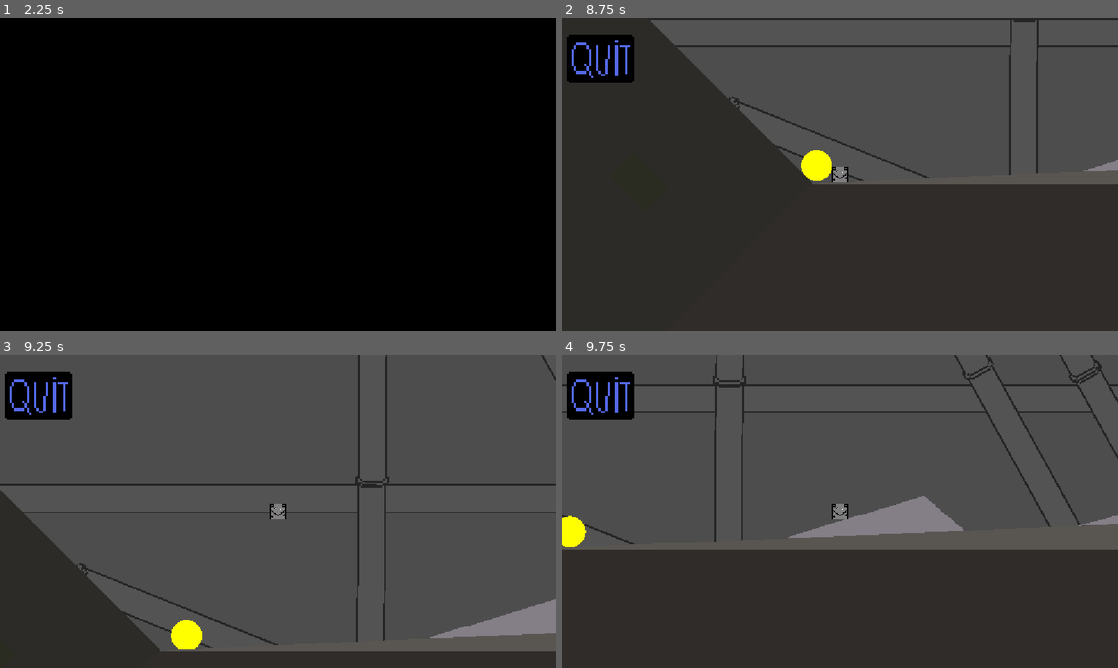
Above: before the commit, frames 1-4 (two rows, left to right).
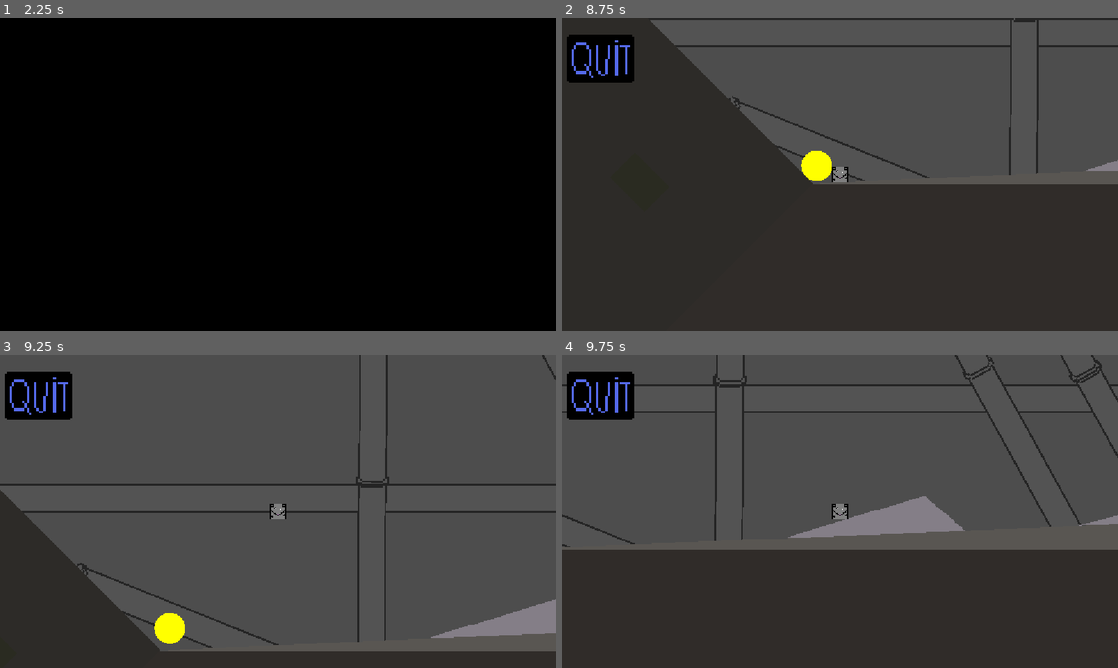
Above: after the commit, the same moments.

Repository: AlanW-bths/NYC-Haven-Jam
Game: Godot game, scene res://Scenes/Main_Menu.tscn
The game is run twice, just before and just after one commit, with the same random seed, the same clock (stepped at 60 frames per second) and the same inputs.
Inputs (mouse positions are in pixels of both pictures, inside the frame that each line leads up to):
- Up to frame 1 (2.25 s): click (227, 127) at 0.5 s; click (227, 127) at 1.25 s; hold Right (right) from 2.03 s (still down); hold Shift (sprint) from 2.03 s (still down)
- Up to frame 2 (8.75 s): tap Space (jump) at 2.27, 3.02, 4.52, 5.27, 6.02, 7.52, 8.27 s; release Shift (sprint) at 2.78 s; tap Shift (sprint) every 1.5 s from 2.85 to 7.35 s; release Right (right) at 3.53 s; hold Left (left) 3.53-4.28 s; hold Shift (sprint) 3.53-4.28 s; hold Right (right) 4.28-5.78 s; hold Shift (sprint) 5.03-5.78 s; hold Left (left) 5.78-6.53 s; hold Right (right) 6.53-7.28 s; hold Shift (sprint) 6.53-7.28 s; hold Left (left) from 7.28 s (still down); hold Shift (sprint) from 8.03 s (still down)
- Up to frame 3 (9.25 s): release Left (left) at 8.78 s; release Shift (sprint) at 8.78 s; hold Right (right) from 8.78 s (still down); tap Shift (sprint) at 8.85 s; tap Space (jump) at 9.02 s
- Up to frame 4 (9.75 s): keep holding Right (right); hold Shift (sprint) from 9.53 s (still down)

Frame 1 is identical in both runs. In frame 2, 0.2% of the frame differs, in the area x 30-100%, y 0-54%; in frame 3, 1.4%, in the area x 4-100%, y 0-94%; in frame 4, 1.0%.

Commit message:
modified map + ball bouncy-ness

Diff:
--- a/do-your-best!/Scenes/Sisyphus.tscn
+++ b/do-your-best!/Scenes/Sisyphus.tscn
@@ -19,7 +19,7 @@
 [ext_resource type="AudioStream" uid="uid://4p8bqqkvdlwr" path="res://Assets/bombinsound-lofi-upbeat-opener-version-4-clouds-628565.mp3" id="17_jtv0r"]
 
 [sub_resource type="PhysicsMaterial" id="PhysicsMaterial_0c5gw"]
-bounce = 0.95
+bounce = 0.9
 
 [sub_resource type="CircleShape2D" id="CircleShape2D_5qk0w"]
 radius = 8.0
@@ -40,6 +40,11 @@
 size = Vector2(576.887, 816.85345)
 
 [sub_resource type="QuadMesh" id="QuadMesh_eaghv"]
+
+[sub_resource type="RectangleShape2D" id="RectangleShape2D_3htop"]
+size = Vector2(0.99999857, 0.965518)
+
+[sub_resource type="QuadMesh" id="QuadMesh_3htop"]
 
 [sub_resource type="RectangleShape2D" id="RectangleShape2D_5qk0w"]
 size = Vector2(8, 8)
@@ -525,6 +530,17 @@
 [node name="SisyphusMap" type="Sprite2D" parent="Map" unique_id=1618745220]
 texture = ExtResource("3_arf4r")
 
+[node name="CollisionShape2D" type="CollisionShape2D" parent="Map" unique_id=383811501]
+position = Vector2(-194.84253, 494.00012)
+scale = Vector2(42.980076, 14.500012)
+shape = SubResource("RectangleShape2D_3htop")
+
+[node name="MeshInstance2D" type="MeshInstance2D" parent="Map" unique_id=48847157]
+modulate = Color(0.34901962, 0.3372549, 0.32156864, 1)
+position = Vector2(-194.84239, 494)
+scale = Vector2(42.980076, 14.5)
+mesh = SubResource("QuadMesh_3htop")
+
 [node name="Player" type="CharacterBody2D" parent="." unique_id=676528423]
 position = Vector2(10, 624)
 collision_layer = 3
